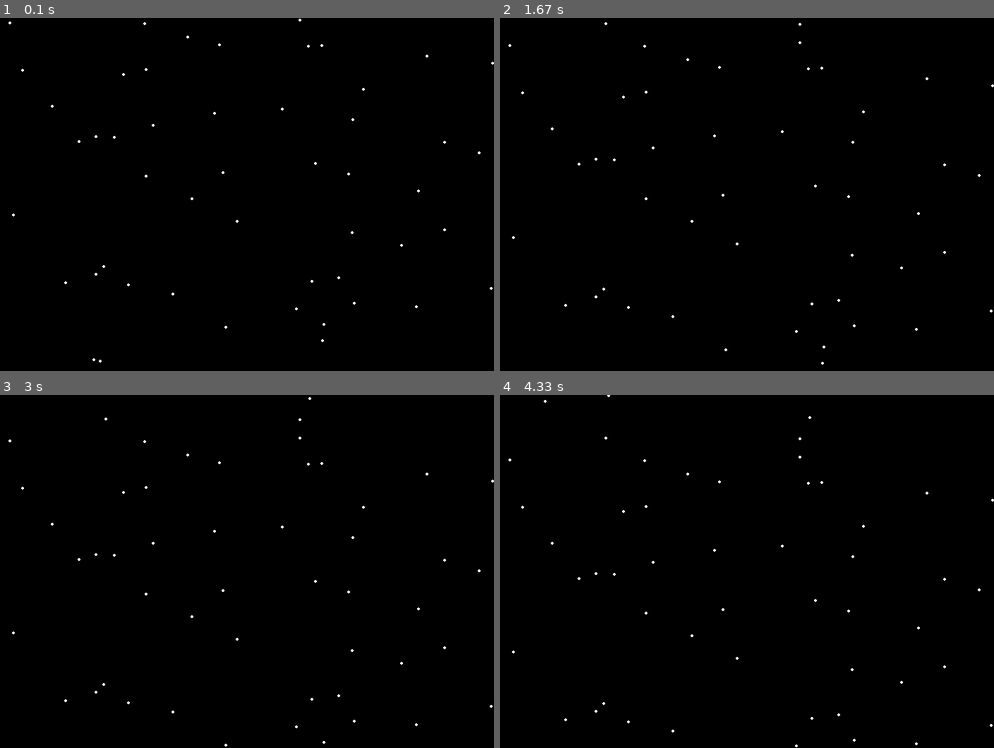
Above: before the commit, frames 1-4 (two rows, left to right).
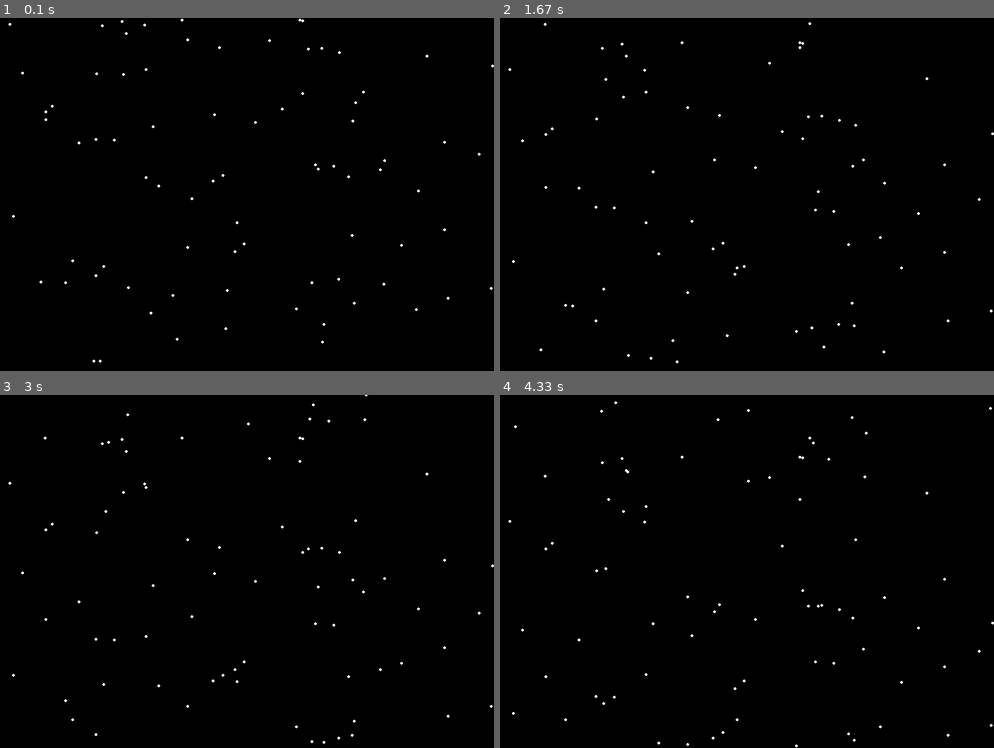
Above: after the commit, the same moments.

Repository: Jonnyprior/UploadTest
Game: pygame game, started from pygameSnowflakes.py
Two runs of this game, one before a commit and one after it. Both use one fixed random seed, a clock stepped at 60 frames per second and the inputs below.
Inputs:
- Up to frame 1 (0.1 s): no input
- Up to frame 2 (1.67 s): no input
- Up to frame 3 (3 s): no input
- Up to frame 4 (4.33 s): no input

The runs differ from the first frame. In frame 1, 0.3% of the frame differs, in the area x 1-100%, y 0-98%; in frame 2, 0.3%; in frame 3, 0.3%; in frame 4, 0.3%, in the area x 1-100%, y 0-100%.

Commit message:
Better implementation, snow now falls different speeds

Diff:
--- a/pygameSnowflakes.py
+++ b/pygameSnowflakes.py
@@ -19,10 +19,11 @@
 snow_list = []
 
 # Loop 50 times to add snowflakes in random positions
-for i in range(50):
+for i in range(80):
     x = random.randrange(0, SCREEN_WIDTH)
     y = random.randrange(0, SCREEN_HEIGHT)
-    snow_list.append([x, y])
+    speed = random.randrange(1,4)
+    snow_list.append([x, y, speed])
 
 clock = pygame.time.Clock()
 
@@ -38,8 +39,8 @@
     # Process each snowflake in list
     for item in snow_list:
         # Draw snowflake
-        item[1] += 1 # Move snowflake down y column
-        pygame.draw.circle(Main_screen, WHITE, item, 2)
+        item[1] += item[2] # Move snowflake down y column by its speed
+        pygame.draw.circle(Main_screen, WHITE, item[0:2], 2)
 
         # If snowflake moved off the bottom of screen
         if item[1] > SCREEN_HEIGHT:
